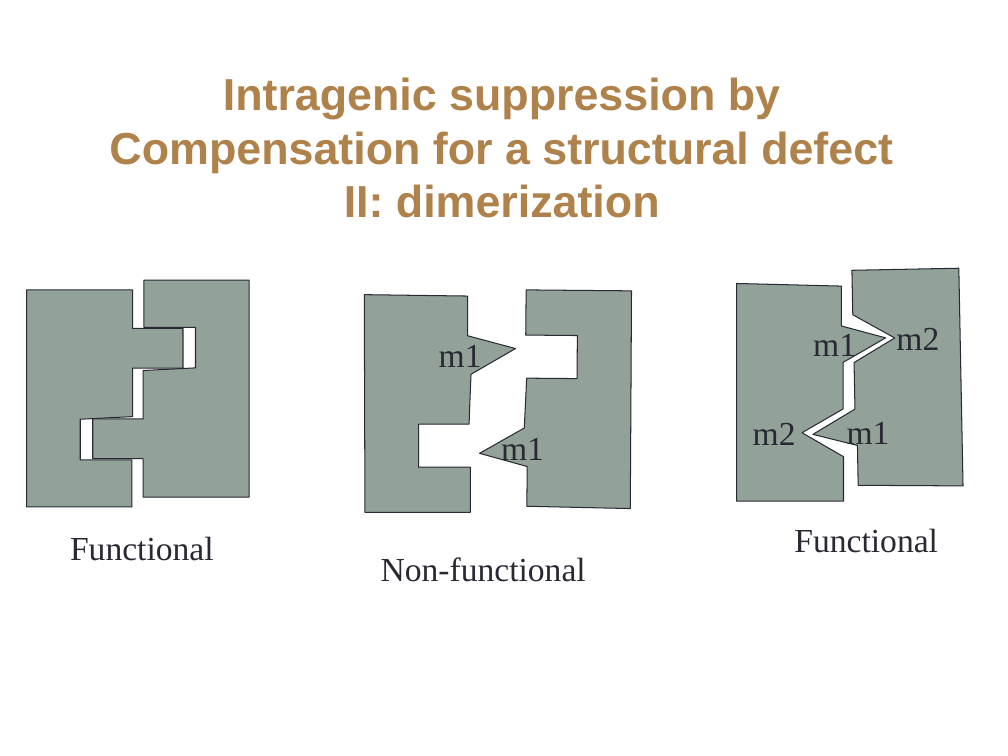
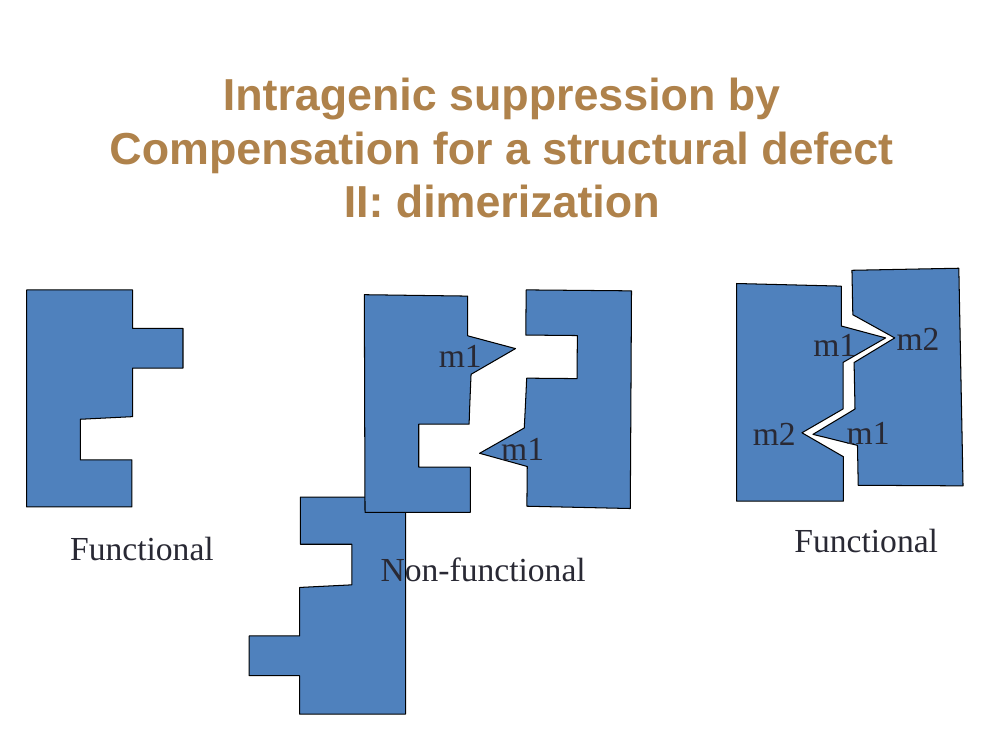
Before and after one commit to JustinRRigby/graduateschoolclasses, a slide deck: slide 5 of Fall_2017/GAMO/lectures/Dougs_Lectures/GAMO2017-Lecture #6.pptx (slide 4 before the commit). Drawn at 1008x756 pixels with LibreOffice and Linux fonts; fonts in the diff are those of the drawing. Boxes give left, top, right and bottom in pixels: in the first picture for what was removed or moved away, otherwise in the second. Text is boxed around its words. In the diff, an @@ line names an element or a change of style, - is before the commit and + after.

```diff
--- a/Fall_2017/GAMO/lectures/Dougs_Lectures/GAMO2017-Lecture #6.pptx
+++ b/Fall_2017/GAMO/lectures/Dougs_Lectures/GAMO2017-Lecture #6.pptx
@@ fill #93A299 to #4F81BD; outline #292934 0.75 pt to #000000 0.74 pt in 4 elements at (x1=26, y1=290, x2=182, y2=507), (x1=364, y1=294, x2=515, y2=512), (x1=737, y1=283, x2=886, y2=501), (x1=809, y1=269, x2=963, y2=489) @@
@@ freeform shape removed at (x1=93, y1=280, x2=249, y2=497) @@
@@ freeform shape at (x1=479, y1=290, x2=632, y2=509): fill #93A299 to #4F81BD; outline #292934 0.75 pt to #000000 0.74 pt; outline redrawn @@
@@ text "m1" rewrapped from (x1=813, y1=334, x2=856, y2=363) to (x1=813, y1=330, x2=856, y2=363) @@
@@ freeform shape added at (x1=249, y1=497, x2=405, y2=714), fill #4F81BD, outline #000000 0.74 pt @@
@@ text "Non-functional" rewrapped from (x1=381, y1=557, x2=586, y2=582) to (x1=381, y1=554, x2=586, y2=587) @@
```
Also in this commit, not shown: 33 other slides changed, 1 slide added, 7 other files.
